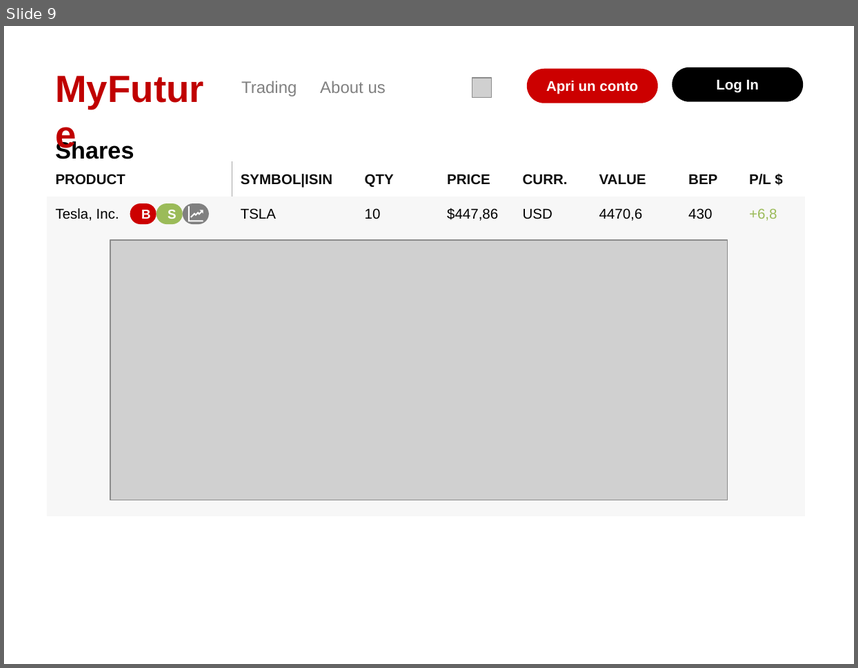
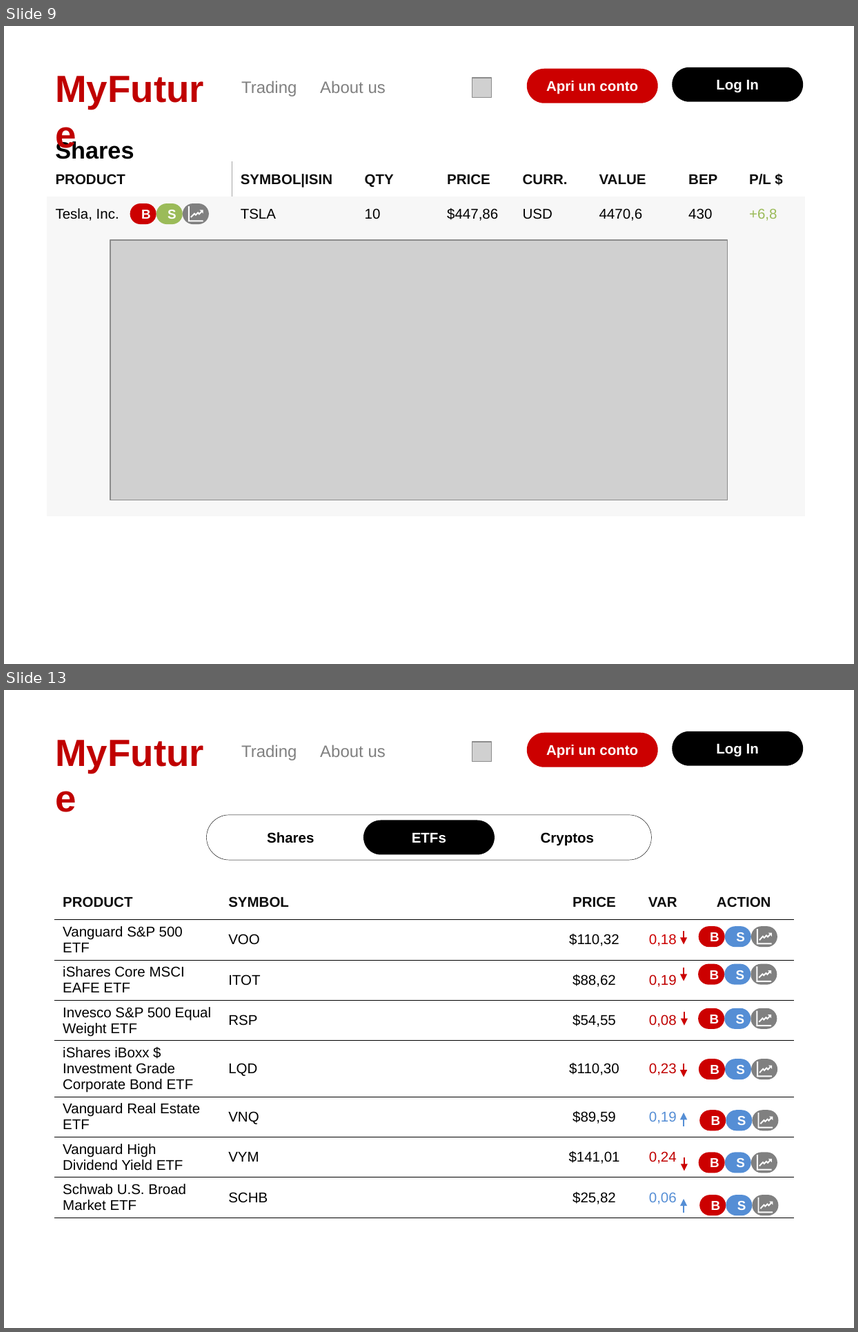
Before and after one commit to Arzazrel/Project_LSMSDB_25, a slide deck: documentation/Project_Design Presentation_MyFuture_Diana.pptx. Shown one above the other, each under a label of ours: slide 9 before the commit, slides 9 and 13 after it; the slides between them are not shown. The pictures are 858x668 and 858x1332 pixels, drawn with LibreOffice and Linux fonts; fonts in the diff are those of the drawing; grey boxes stand for pictures; background and template pictures are left out. Boxes give left, top, right and bottom in pixels: in the first picture for what was removed or moved away, otherwise in the second. Text is boxed around its words. In the diff, an @@ line names an element or a change of style, - is before the commit and + after.

```diff
--- a/documentation/Project_Design Presentation_MyFuture_Diana.pptx
+++ b/documentation/Project_Design Presentation_MyFuture_Diana.pptx
@@ slide 13 added at (x1=4, y1=690, x2=854, y2=1328), background #FFFFFF @@
@@ text added at (x1=47, y1=724, x2=219, y2=778), 32 pt, text #C00000, bold @@
+MyFuture
@@ table added at (x1=232, y1=734, x2=501, y2=769), 1 rows, 3 columns @@
+Trading | About us | 
@@ picture added at (x1=473, y1=742, x2=492, y2=761) @@
@@ rounded rectangle added at (x1=527, y1=733, x2=657, y2=767), fill #CC0000, 12 pt, text #FFFFFF, bold @@
+Apri un conto
@@ rounded rectangle added at (x1=672, y1=731, x2=803, y2=767), fill #000000, 12 pt, text #FFFFFF, bold @@
+Log In
@@ rounded rectangle added at (x1=206, y1=815, x2=651, y2=860), fill #FFFFFF, outline #000000 0.25 pt, 12 pt, text #000000, bold @@
+Shares
+ETFs
+Cryptos
@@ rounded rectangle added at (x1=363, y1=820, x2=495, y2=855), fill #000000, 12 pt, text #FFFFFF, bold @@
+ETFs
@@ table added at (x1=54, y1=885, x2=794, y2=1225), 8 rows, 6 columns @@
+PRODUCT | SYMBOL |  | PRICE | VAR | ACTION
+Vanguard S&P 500 ETF | VOO |  | $110,32 | 0,18 | 
+iShares Core MSCI EAFE ETF | ITOT |  | $88,62 | 0,19 | 
+Invesco S&P 500 Equal Weight ETF | RSP |  | $54,55 | 0,08 | 
+iShares iBoxx $ Investment Grade Corporate Bond ETF | LQD |  | $110,30 | 0,23 | 
+Vanguard Real Estate ETF | VNQ |  | $89,59 | 0,19 | 
+Vanguard High Dividend Yield ETF | VYM |  | $141,01 | 0,24 | 
+Schwab U.S. Broad Market ETF | SCHB |  | $25,82 | 0,06 | 
@@ arrow added from (684, 931) to (684, 944), #CC0000 1 pt @@
@@ group added at (x1=699, y1=926, x2=777, y2=947): 3 rounded rectangles, 2 freeform shapes @@
+B
+S
@@ arrow added from (684, 967) to (684, 980), #CC0000 1 pt @@
@@ group added at (x1=699, y1=964, x2=777, y2=984): 3 rounded rectangles, 2 freeform shapes @@
+B
+S
@@ arrow added from (684, 1012) to (684, 1025), #CC0000 1 pt @@
@@ group added at (x1=699, y1=1008, x2=777, y2=1028): 3 rounded rectangles, 2 freeform shapes @@
+B
+S
@@ arrow added from (684, 1063) to (684, 1077), #CC0000 1 pt @@
@@ group added at (x1=699, y1=1059, x2=777, y2=1079): 3 rounded rectangles, 2 freeform shapes @@
+B
+S
@@ arrow added from (684, 1126) to (684, 1112), #558ED5 1 pt @@
@@ group added at (x1=700, y1=1110, x2=778, y2=1130): 3 rounded rectangles, 2 freeform shapes @@
+B
+S
@@ arrow added from (684, 1156) to (684, 1170), #CC0000 1 pt @@
@@ group added at (x1=699, y1=1152, x2=777, y2=1172): 3 rounded rectangles, 2 freeform shapes @@
+B
+S
@@ arrow added from (684, 1212) to (684, 1199), #558ED5 1 pt @@
@@ group added at (x1=700, y1=1194, x2=778, y2=1214): 3 rounded rectangles, 2 freeform shapes @@
+B
+S
```
Also in this commit, not shown: 3 other slides added, 1 other file.
